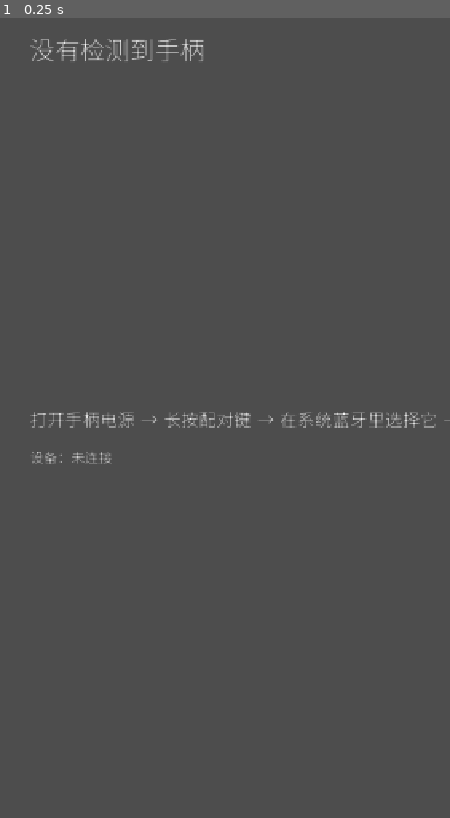
Above: before the commit, frame 1.
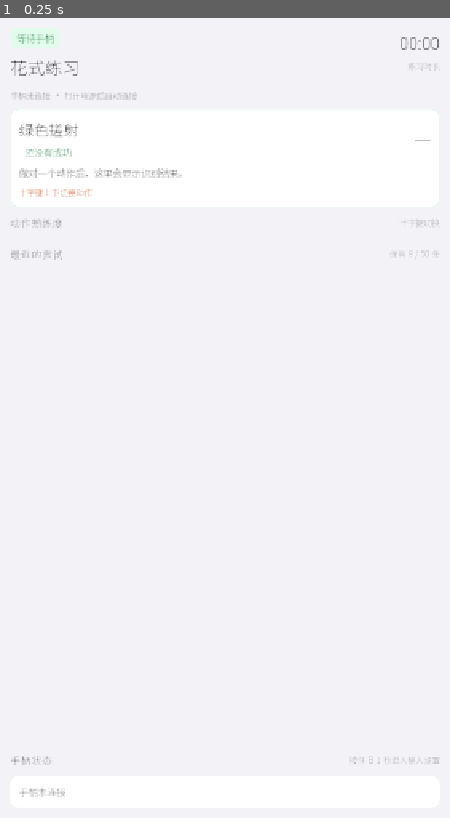
Above: after the commit, the same moment.

Repository: romejiang/fifa-trainer
Game: Godot game, scene res://src/ui/main.tscn
Two runs of this game, one before a commit and one after it. Both use one fixed random seed, a clock stepped at 60 frames per second and the inputs below.
Inputs:
- Up to frame 1 (0.25 s): no input

The runs differ from the first frame. In frame 1, 100% of the frame differs, in the area x 0-100%, y 0-100%.

Commit message:
feat(05-08): 竖屏 HomeScreen 骨架 + 首启直达主界面
- 新增 720x1280 home_screen.tscn/gd：顶部状态/标题/计时/设备行、英雄卡、
  动作熟练度、最近的尝试、底部手柄状态卡的 14 个 unique 节点
- main.gd 首屏改为 HomeScreen；输入设置页默认不可见，仅按住 B 1 秒进入
- 首启无档案时按标准映射自动建档并直接进练习（seed_known_defaults 路径）

Diff:
--- /dev/null
+++ b/mobile/src/ui/home_screen.gd
@@ -0,0 +1,154 @@
+extends Control
+
+## 竖屏主界面（`design/mobile.html` 的落地版）：只读运行时，不推进判定。
+##
+## 三条边界与练习屏同源，违反任何一条都会让「一次尝试一条判定」变成假绿：
+##   1. **判定推进点唯一**：`GestureEngine` 只在组合根（`main.gd`）里被推进；
+##      本屏只消费 `pop_outcomes()` 的结果队列，并且是**唯一**的 drain 点。
+##   2. **结果全量 drain**：每帧把队列取空、逐条写 `InputLog.outcome(...)`，再更新
+##      英雄卡与最近尝试列表。日志必须写在显示之前（D5-2/D5-3 的核对顺序）。
+##   3. **文案来自判定**：成功显示 `Outcome.detail`、失败显示 `Outcome.message`，
+##      本屏不重组原因字符串。只有静态标签（标题、分组名）由布局决定。
+##
+## 注入顺序：`_ready()` 只缓存 `@onready` 节点；依赖一律从 `setup(runtime, layout,
+## buffer)` 进入。先 `add_child` 再 `setup` 是常态，子节点的 `_ready` 早于组合根。
+##
+## 交互仍然是手柄：十字键上下切换聚焦动作（只影响显示，不影响判定），B 按住 1 秒
+## 回输入设置页由组合根处理。本屏没有任何触摸控件。
+##
+## 刷新节流：`Label.text` 赋值触发文本整形，60 Hz 下是全帧最贵的操作；定时器每秒
+## 只写一次，列表与摇杆读数收在同一个 10 Hz 节流块内。
+
+## 10 Hz：够读清摇杆与计数，也不会让文本整形占满一帧。
+const REFRESH_SECONDS := 0.1
+## 最近的尝试只保留最近 8 条（设计稿的「保留 8 / 50 条」）。
+const ATTEMPT_LIMIT := 8
+## 熟练度进度条的目标次数（设计稿的 10 次目标）。
+const SKILL_TARGET := 10
+## 十字键上下的 canonical 名称与 Godot 按钮枚举一一对应。
+const KEY_DPAD_UP := JoyButton.JOY_BUTTON_DPAD_UP
+const KEY_DPAD_DOWN := JoyButton.JOY_BUTTON_DPAD_DOWN
+
+## 设计 token（design/mobile.html 的 :root 变量）。
+const COLOR_TEXT := Color("#1D1D1F")
+const COLOR_TEXT_2 := Color("#6E6E73")
+const COLOR_TEXT_3 := Color("#8E8E93")
+const COLOR_SUCCESS := Color("#34C759")
+const COLOR_FAILURE := Color("#FF3B30")
+const COLOR_ACCENT := Color("#007AFF")
+const COLOR_GREEN_DEEP := Color("#068A36")
+const COLOR_ORANGE := Color("#C2410C")
+
+@onready var _status_text: Label = %StatusText
+@onready var _title: Label = %Title
+@onready var _timer: Label = %Timer
+@onready var _device: Label = %Device
+@onready var _hero: PanelContainer = %Hero
+@onready var _hero_name: Label = %HeroName
+@onready var _hero_en: Label = %HeroEn
+@onready var _hero_state: Label = %HeroState
+@onready var _hero_ms: Label = %HeroMs
+@onready var _hero_tip: Label = %HeroTip
+@onready var _hero_hint: Label = %HeroHint
+@onready var _skills: VBoxContainer = %Skills
+@onready var _attempts: VBoxContainer = %Attempts
+@onready var _pad: PanelContainer = %Pad
+@onready var _pad_text: Label = %PadText
+
+var _runtime: GestureEngine = null
+var _buffer: PadStateBuffer = null
+var _layout: StringName = &""
+## 本次练习时长（秒）。从 `setup()` 起算，只用于顶部计时。
+var _elapsed: float = 0.0
+## 10 Hz 刷新累加器。
+var _accum: float = 0.0
+## 上一次写进 `%Timer` 的整串文本；相同就跳过赋值。
+var _last_timer_text: String = ""
+
+
+func _ready() -> void:
+	pass
+
+
+## 依赖唯一入口。组合根进入练习时调用；本屏不读设备、不推进判定。
+func setup(p_runtime: GestureEngine, p_layout: StringName, p_buffer: PadStateBuffer) -> void:
+	_runtime = p_runtime
+	_layout = p_layout
+	_buffer = p_buffer
+	_elapsed = 0.0
+	# 让第一次 `_process` 立刻刷新，而不是先空等 0.1 秒。
+	_accum = REFRESH_SECONDS
+	_title.text = "花式练习"
+	_status_text.text = "训练中"
+	_refresh_header()
+	_refresh_pad()
+	_refresh_timer()
+
+
+func _process(delta: float) -> void:
+	if not visible:
+		return
+	_elapsed += delta
+	_refresh_timer()
+	_accum += delta
+	if _accum < REFRESH_SECONDS:
+		return
+	_accum = 0.0
+	_refresh_header()
+	_refresh_pad()
+
+
+## 顶部设备行与状态 pill：布局 + 连接状态决定，不读设备名。
+func _refresh_header() -> void:
+	var connected := _buffer != null and _buffer.device >= 0
+	_status_text.text = "训练中" if connected else "等待手柄"
+	_device.text = device_line(_layout, connected)
+
+
+func _refresh_timer() -> void:
+	var text := clock_text(_elapsed)
+	if text == _last_timer_text:
+		return
+	_last_timer_text = text
+	_timer.text = text
+
+
+## 底部手柄状态卡：左/右摇杆当前原始值与连接状态。
+func _refresh_pad() -> void:
+	var connected := _buffer != null and _buffer.device >= 0
+	var ls := Vector2.ZERO
+	var rs := Vector2.ZERO
+	if _buffer != null:
+		ls = Vector2(_buffer.axis_value(0), _buffer.axis_value(1))
+		rs = Vector2(_buffer.axis_value(2), _buffer.axis_value(3))
+	_pad_text.text = pad_text(connected, ls, rs)
+
+
+## 秒数 → `MM:SS`。超过 99 分钟只保留分钟位（练习不会那么久）。
+static func clock_text(seconds: float) -> String:
+	var whole := int(maxf(0.0, seconds))
+	return "%02d:%02d" % [whole / 60, whole % 60]
+
+
+## 顶部设备行：布局名 + 连接状态。空布局不回退到 Xbox 字样。
+static func device_line(layout: StringName, connected: bool) -> String:
+	var brand := ""
+	match layout:
+		&"xbox":
+			brand = "Xbox 手柄"
+		&"playstation":
+			brand = "PlayStation 手柄"
+	if not connected:
+		return "手柄未连接 · 打开电源后自动连接"
+	if brand.is_empty():
+		return "手柄已连接 · 标准映射"
+	return brand + " · 手柄已连接"
+
+
+## 底部摇杆行：连接状态 + 左/右摇杆原始值 + 是否回中。
+static func pad_text(connected: bool, ls: Vector2, rs: Vector2) -> String:
+	if not connected:
+		return "手柄未连接"
+	var ls_state := "回中" if ls.length() < 0.2 else "%.2f / %.2f" % [ls.x, ls.y]
+	var rs_state := "回中" if rs.length() < 0.2 else "%.2f / %.2f" % [rs.x, rs.y]
+	return "手柄已连接　左摇杆 %s　右摇杆 %s" % [ls_state, rs_state]
--- /dev/null
+++ b/mobile/src/ui/home_screen.tscn
@@ -0,0 +1,297 @@
+[gd_scene load_steps=6 format=3]
+
+[ext_resource type="Script" path="res://src/ui/home_screen.gd" id="1_home"]
+
+[sub_resource type="StyleBoxFlat" id="StyleBoxFlat_card"]
+bg_color = Color(1, 1, 1, 1)
+corner_radius_top_left = 14
+corner_radius_top_right = 14
+corner_radius_bottom_right = 14
+corner_radius_bottom_left = 14
+
+[sub_resource type="StyleBoxFlat" id="StyleBoxFlat_hero"]
+content_margin_left = 14.0
+content_margin_top = 12.0
+content_margin_right = 14.0
+content_margin_bottom = 12.0
+bg_color = Color(1, 1, 1, 1)
+border_width_left = 1
+border_width_top = 1
+border_width_right = 1
+border_width_bottom = 1
+border_color = Color(0.886275, 0.984314, 0.92549, 1)
+corner_radius_top_left = 14
+corner_radius_top_right = 14
+corner_radius_bottom_right = 14
+corner_radius_bottom_left = 14
+
+[sub_resource type="StyleBoxFlat" id="StyleBoxFlat_pill"]
+content_margin_left = 10.0
+content_margin_top = 3.0
+content_margin_right = 10.0
+content_margin_bottom = 3.0
+bg_color = Color(0.886275, 0.984314, 0.92549, 1)
+corner_radius_top_left = 10
+corner_radius_top_right = 10
+corner_radius_bottom_right = 10
+corner_radius_bottom_left = 10
+
+[sub_resource type="StyleBoxFlat" id="StyleBoxFlat_pad"]
+content_margin_left = 14.0
+content_margin_top = 12.0
+content_margin_right = 14.0
+content_margin_bottom = 12.0
+bg_color = Color(1, 1, 1, 1)
+corner_radius_top_left = 14
+corner_radius_top_right = 14
+corner_radius_bottom_right = 14
+corner_radius_bottom_left = 14
+
+[node name="HomeScreen" type="Control"]
+layout_mode = 3
+anchors_preset = 15
+anchor_right = 1.0
+anchor_bottom = 1.0
+grow_horizontal = 2
+grow_vertical = 2
+script = ExtResource("1_home")
+
+[node name="Bg" type="ColorRect" parent="."]
+layout_mode = 1
+anchors_preset = 15
+anchor_right = 1.0
+anchor_bottom = 1.0
+grow_horizontal = 2
+grow_vertical = 2
+color = Color(0.94902, 0.94902, 0.968627, 1)
+
+[node name="Margin" type="MarginContainer" parent="."]
+layout_mode = 1
+anchors_preset = 15
+anchor_right = 1.0
+anchor_bottom = 1.0
+grow_horizontal = 2
+grow_vertical = 2
+theme_override_constants/margin_left = 16
+theme_override_constants/margin_top = 16
+theme_override_constants/margin_right = 16
+theme_override_constants/margin_bottom = 16
+
+[node name="Root" type="VBoxContainer" parent="Margin"]
+layout_mode = 2
+theme_override_constants/separation = 10
+
+[node name="Header" type="HBoxContainer" parent="Margin/Root"]
+layout_mode = 2
+theme_override_constants/separation = 12
+
+[node name="HeadMain" type="VBoxContainer" parent="Margin/Root/Header"]
+layout_mode = 2
+size_flags_horizontal = 3
+theme_override_constants/separation = 6
+
+[node name="Status" type="PanelContainer" parent="Margin/Root/Header/HeadMain"]
+unique_name_in_owner = true
+layout_mode = 2
+size_flags_horizontal = 0
+theme_override_styles/panel = SubResource("StyleBoxFlat_pill")
+
+[node name="StatusText" type="Label" parent="Margin/Root/Header/HeadMain/Status"]
+unique_name_in_owner = true
+layout_mode = 2
+theme_override_colors/font_color = Color(0.0235294, 0.419608, 0.164706, 1)
+theme_override_font_sizes/font_size = 15
+text = "训练中"
+
+[node name="Title" type="Label" parent="Margin/Root/Header/HeadMain"]
+unique_name_in_owner = true
+layout_mode = 2
+theme_override_colors/font_color = Color(0.113725, 0.113725, 0.121569, 1)
+theme_override_font_sizes/font_size = 28
+text = "花式练习"
+
+[node name="TimerBlock" type="VBoxContainer" parent="Margin/Root/Header"]
+layout_mode = 2
+size_flags_horizontal = 8
+theme_override_constants/separation = 2
+
+[node name="Timer" type="Label" parent="Margin/Root/Header/TimerBlock"]
+unique_name_in_owner = true
+layout_mode = 2
+theme_override_colors/font_color = Color(0.113725, 0.113725, 0.121569, 1)
+theme_override_font_sizes/font_size = 28
+text = "00:00"
+horizontal_alignment = 2
+
+[node name="TimerLabel" type="Label" parent="Margin/Root/Header/TimerBlock"]
+layout_mode = 2
+theme_override_colors/font_color = Color(0.556863, 0.556863, 0.576471, 1)
+theme_override_font_sizes/font_size = 13
+text = "练习时长"
+horizontal_alignment = 2
+
+[node name="Device" type="Label" parent="Margin/Root"]
+unique_name_in_owner = true
+layout_mode = 2
+theme_override_colors/font_color = Color(0.431373, 0.431373, 0.45098, 1)
+theme_override_font_sizes/font_size = 13
+text = "手柄未连接 · 打开电源后自动连接"
+
+[node name="Hero" type="PanelContainer" parent="Margin/Root"]
+unique_name_in_owner = true
+layout_mode = 2
+theme_override_styles/panel = SubResource("StyleBoxFlat_hero")
+
+[node name="HeroBox" type="VBoxContainer" parent="Margin/Root/Hero"]
+layout_mode = 2
+theme_override_constants/separation = 6
+
+[node name="HeroTop" type="HBoxContainer" parent="Margin/Root/Hero/HeroBox"]
+layout_mode = 2
+theme_override_constants/separation = 10
+
+[node name="HeroId" type="VBoxContainer" parent="Margin/Root/Hero/HeroBox/HeroTop"]
+layout_mode = 2
+size_flags_horizontal = 3
+theme_override_constants/separation = 2
+
+[node name="HeroName" type="Label" parent="Margin/Root/Hero/HeroBox/HeroTop/HeroId"]
+unique_name_in_owner = true
+layout_mode = 2
+theme_override_colors/font_color = Color(0.113725, 0.113725, 0.121569, 1)
+theme_override_font_sizes/font_size = 24
+text = "绿色搓射"
+text_overrun_behavior = 3
+
+[node name="HeroMeta" type="HBoxContainer" parent="Margin/Root/Hero/HeroBox/HeroTop/HeroId"]
+layout_mode = 2
+theme_override_constants/separation = 8
+
+[node name="HeroEn" type="Label" parent="Margin/Root/Hero/HeroBox/HeroTop/HeroId/HeroMeta"]
+unique_name_in_owner = true
+layout_mode = 2
+theme_override_colors/font_color = Color(0.556863, 0.556863, 0.576471, 1)
+theme_override_font_sizes/font_size = 13
+text = "Green Finesse"
+text_overrun_behavior = 3
+
+[node name="HeroState" type="Label" parent="Margin/Root/Hero/HeroBox/HeroTop/HeroId/HeroMeta"]
+unique_name_in_owner = true
+layout_mode = 2
+theme_override_colors/font_color = Color(0.0235294, 0.419608, 0.164706, 1)
+theme_override_font_sizes/font_size = 15
+text = "还没有成功"
+
+[node name="HeroMs" type="Label" parent="Margin/Root/Hero/HeroBox/HeroTop"]
+unique_name_in_owner = true
+layout_mode = 2
+size_flags_horizontal = 8
+theme_override_colors/font_color = Color(0.113725, 0.113725, 0.121569, 1)
+theme_override_font_sizes/font_size = 32
+text = "—"
+horizontal_alignment = 2
+
+[node name="HeroTip" type="Label" parent="Margin/Root/Hero/HeroBox"]
+unique_name_in_owner = true
+layout_mode = 2
+theme_override_colors/font_color = Color(0.172549, 0.172549, 0.180392, 1)
+theme_override_font_sizes/font_size = 15
+text = "做对一个动作后，这里会显示识别结果。"
+autowrap_mode = 2
+
+[node name="HeroHint" type="Label" parent="Margin/Root/Hero/HeroBox"]
+unique_name_in_owner = true
+layout_mode = 2
+theme_override_colors/font_color = Color(0.760784, 0.254902, 0.0470588, 1)
+theme_override_font_sizes/font_size = 13
+text = "十字键上下切换动作"
+autowrap_mode = 2
+
+[node name="SkillsHead" type="HBoxContainer" parent="Margin/Root"]
+layout_mode = 2
+theme_override_constants/separation = 8
+
+[node name="SkillsTitle" type="Label" parent="Margin/Root/SkillsHead"]
+unique_name_in_owner = true
+layout_mode = 2
+size_flags_horizontal = 3
+theme_override_colors/font_color = Color(0.431373, 0.431373, 0.45098, 1)
+theme_override_font_sizes/font_size = 17
+text = "动作熟练度"
+
+[node name="SkillsHint" type="Label" parent="Margin/Root/SkillsHead"]
+layout_mode = 2
+theme_override_colors/font_color = Color(0.556863, 0.556863, 0.576471, 1)
+theme_override_font_sizes/font_size = 13
+text = "十字键切换"
+
+[node name="SkillsCard" type="PanelContainer" parent="Margin/Root"]
+layout_mode = 2
+theme_override_styles/panel = SubResource("StyleBoxFlat_card")
+
+[node name="Skills" type="VBoxContainer" parent="Margin/Root/SkillsCard"]
+unique_name_in_owner = true
+layout_mode = 2
+theme_override_constants/separation = 0
+
+[node name="AttemptsHead" type="HBoxContainer" parent="Margin/Root"]
+layout_mode = 2
+theme_override_constants/separation = 8
+
+[node name="AttemptsTitle" type="Label" parent="Margin/Root/AttemptsHead"]
+unique_name_in_owner = true
+layout_mode = 2
+size_flags_horizontal = 3
+theme_override_colors/font_color = Color(0.431373, 0.431373, 0.45098, 1)
+theme_override_font_sizes/font_size = 17
+text = "最近的尝试"
+
+[node name="AttemptsHint" type="Label" parent="Margin/Root/AttemptsHead"]
+layout_mode = 2
+theme_override_colors/font_color = Color(0.556863, 0.556863, 0.576471, 1)
+theme_override_font_sizes/font_size = 13
+text = "保留 8 / 50 条"
+
+[node name="AttemptsCard" type="PanelContainer" parent="Margin/Root"]
+layout_mode = 2
+theme_override_styles/panel = SubResource("StyleBoxFlat_card")
+
+[node name="Attempts" type="VBoxContainer" parent="Margin/Root/AttemptsCard"]
+unique_name_in_owner = true
+layout_mode = 2
+theme_override_constants/separation = 0
+
+[node name="Spacer" type="Control" parent="Margin/Root"]
+custom_minimum_size = Vector2(0, 4)
+layout_mode = 2
+size_flags_vertical = 3
+
+[node name="PadHead" type="HBoxContainer" parent="Margin/Root"]
+layout_mode = 2
+theme_override_constants/separation = 8
+
+[node name="PadTitle" type="Label" parent="Margin/Root/PadHead"]
+layout_mode = 2
+size_flags_horizontal = 3
+theme_override_colors/font_color = Color(0.431373, 0.431373, 0.45098, 1)
+theme_override_font_sizes/font_size = 17
+text = "手柄状态"
+
+[node name="PadHint" type="Label" parent="Margin/Root/PadHead"]
+layout_mode = 2
+theme_override_colors/font_color = Color(0.556863, 0.556863, 0.576471, 1)
+theme_override_font_sizes/font_size = 13
+text = "按住 B 1 秒进入输入设置"
+
+[node name="Pad" type="PanelContainer" parent="Margin/Root"]
+unique_name_in_owner = true
+layout_mode = 2
+theme_override_styles/panel = SubResource("StyleBoxFlat_pad")
+
+[node name="PadText" type="Label" parent="Margin/Root/Pad"]
+unique_name_in_owner = true
+layout_mode = 2
+theme_override_colors/font_color = Color(0.431373, 0.431373, 0.45098, 1)
+theme_override_font_sizes/font_size = 15
+text = "手柄未连接"
+autowrap_mode = 2
--- a/mobile/src/ui/main.gd
+++ b/mobile/src/ui/main.gd
@@ -12,21 +12,21 @@
 ## 这里仍然是**唯一**的接线处（零 autoload）：
 ##   * `PadSampler` 是唯一碰引擎输入单例的节点；
 ##   * 按钮边沿只有一个消费者（`_flush_button_edges`），按当前可见的屏分派；
-##   * `GestureEngine.tick()` 只在练习屏可见时推进 —— 输入设置页零 Outcome 的机械保证
-##     （运行时另有 `layout_confirmed` 硬门，两层都在）；
+##   * `GestureEngine.tick()` 只在主界面可见且已进入练习时推进 —— 输入设置页零
+##     Outcome 的机械保证（运行时另有 `layout_confirmed` 硬门，两层都在）；
 ##   * raw 轴 → `Frame` 的唯一换算入口是 `FrameBuilder`：本文件**不准**出现第二份
 ##     「减中点除量程」，也不准绕过它直接做校准归一化（T-05-23）。
 ##
-## 复用：启动时若本设备（guid 优先）已有档案、且 `DeviceProfile.can_enter_practice()`
-## 为真（rs 映射齐全 + 校准合理 + 布局已确认 + `quality.range_ready` 标记）→ 直接进练习；
-## 否则显示输入设置页。04-09 / 04-10 在量程没推满时保存的「默认校准」档案没有这个标记，
-## 因此会被丢弃、设置页重新出现 —— 这是 04-11 的第二个真机缺陷修法。
+## 首启（2026-11-06 起）：不再显示输入设置页。本设备（guid 优先）已有自洽档案 →
+## 直接进练习；没有档案 → 按已知品牌的标准映射（RS 2/3、LS 0/1、扳机 4/5）自动建档
+## 并直接进练习。竖屏主界面（`home_screen.tscn`）是**首屏**；输入设置页只从主界面
+## 按住 B 1 秒进入，用于换手柄或手工修正。
 ##
 ## 时间单位：`Frame.now` 是**秒**（`Time.get_ticks_usec()` 除以一百万），与
 ## 检测器的 `* 1000.0` 换算一致。`PadSampler` 的
 ## `_now_ms()` 是**事件时间戳**，单位毫秒；两者不能混用，也不要在本文件里换算。
 
-const PRACTICE_SCENE := preload("res://src/ui/practice_screen.tscn")
+const HOME_SCENE := preload("res://src/ui/home_screen.tscn")
 const INPUT_SETUP_SCENE := preload("res://src/ui/input_setup_screen.tscn")
 const DIAGNOSTICS_SCENE := preload("res://src/ui/diagnostics_overlay.tscn")
 ## 诊断覆盖层的组合键：LB + RB 同时按住 0.8 秒。
@@ -48,6 +48,7 @@
 @onready var _config_error: Label = %ConfigError
 ## 04-09 之前的首启屏。保留节点与脚本，但不参与任何路径；`_ready` 里第一件事就是隐藏。
 @onready var _onboarding: Control = %Onboarding
+## 竖屏主界面的容器。首屏内容由 `home_screen.tscn` 填满，不再有占位 Label。
 @onready var _practice_container: Control = %Practice
 
 ## 多动作引擎：全部启用技能由**一个**实例驱动（D-11）。本文件不区分「当前练哪个动作」，
@@ -102,13 +103,14 @@
 	_runtime = GestureEngine.new(_config, false)
 	_profile_store = ProfileStore.new()
 	_sampler = PadSampler.new()
-	# 顺序即正确性：先建三块屏，再 connect，最后 add_child。
+	# 顺序即正确性：先建主界面与设置页，再 connect，最后 add_child。
 	#   * `add_child(_sampler)` 会让 `PadSampler._ready()` 立刻 emit 设备列表；
-	#     回调里可能直接进入练习（复用档案），所以练习屏必须先存在。
-	#   * 设置屏必须在 `add_child(_sampler)` 之前建好，回调里要能安全地隐藏它。
+	#     回调里可能直接进入练习（复用 / 自动建档），所以主界面必须先存在。
+	#   * 设置页排在主界面之后：同一个父节点下后加的子节点画在上面，B 键打开
+	#     设置页时它才会盖住主界面。
 	#   * 诊断覆盖层最后建，画在最上面。
+	_build_home_screen()
 	_build_input_setup()
-	_build_practice_screen()
 	_build_diagnostics()
 	_sampler.device_list_changed.connect(_on_device_list_changed)
 	add_child(_sampler)
@@ -136,13 +138,14 @@
 		_diagnostics.call("tick", delta)
 		return
 	_flush_button_edges()
-	# 练习屏返回：按住 B 一秒。读的是当前按住状态，不是边沿 —— 松开即清零。
-	if _in_practice:
+	# 主界面按住 B 一秒 = 回输入设置页。读的是当前按住状态，不是边沿 —— 松开即清零。
+	# 主界面在未连接 / 未建档时也可见，所以这里不再要求 `_in_practice`。
+	if _practice != null and _practice.visible:
 		if bool(_sampler.buffer.pressed_dict().has("B")):
 			_back_hold += delta
 			if _back_hold >= BACK_HOLD_SECONDS:
 				_back_hold = 0.0
-				_leave_practice()
+				_leave_practice(true)
 				return
 		else:
 			_back_hold = 0.0
@@ -173,21 +176,24 @@
 
 ## 实例化一页式输入设置。**必须排在 `add_child(_sampler)` 之前**：采样节点 `_ready`
 ## 会 emit 设备列表，回调里会碰设置屏。
+##
+## 默认**不可见**：首启是竖屏主界面，设置页只从主界面按住 B 1 秒进入（2026-11-06
+## 的「不再要求输入设置」）。
 func _build_input_setup() -> void:
 	_setup = INPUT_SETUP_SCENE.instantiate()
 	add_child(_setup)
-	# 首启就是这一页：默认可见。只有「复用档案 / 保存成功」才会隐藏它。
-	_setup.visible = true
+	_setup.visible = false
 	_setup.connect("profile_saved", _on_profile_saved)
 	_setup.call("setup", _sampler, _profile_store)
 
 
-## 实例化练习屏进 `%Practice` 容器。**这里不调 `setup`**：进入练习的第一步才注入。
-## 04-05 的占位 Label 必须真正 `queue_free()`：它没有任何数据源。
-func _build_practice_screen() -> void:
-	_practice = PRACTICE_SCENE.instantiate()
+## 实例化竖屏主界面进 `%Practice` 容器。**这里不调 `setup`**：进入练习的第一步才注入。
+func _build_home_screen() -> void:
+	_practice = HOME_SCENE.instantiate()
 	_practice_container.add_child(_practice)
-	_practice.visible = false
+	# 首屏就是主界面：未连接时显示「等待手柄」而不是把用户丢进输入设置。
+	_practice.visible = true
+	_practice_container.visible = true
 	var placeholder := _practice_container.get_node_or_null("Placeholder")
 	if placeholder != null:
 		placeholder.queue_free()
@@ -259,20 +265,17 @@
 	_seen_edges = total
 
 
-## 覆盖层按 Y 清除档案之后的唯一后续动作：关覆盖层、退出练习、回到设置页。
-##
-## 不清 `_profile_store` 实例（它只是路径句柄），但把 `_reuse_checked` 置为真：
-## 文件已经删了，即使下次设备列表变化也不需要再试一次复用 —— 用户此刻应该在
-## 设置页上重新推摇杆，而不是被自动带回练习。
+## 覆盖层按 Y 清除档案之后的唯一后续动作：关覆盖层、回到主界面，然后按标准映射
+## 重新自动建档。输入设置页不再作为这条路径的落点 —— 2026-11-06 起它只从主界面
+## 按住 B 1 秒进入；用户要重探手柄时走那一条，不会在被清档案后突然被丢进设置页。
 func _on_profile_cleared() -> void:
 	_diagnostics.visible = false
 	_layout_was_confirmed = false
-	_leave_practice()
-	if _setup != null:
-		_setup.visible = true
-		_setup.call("reset_stats")
-	_reuse_checked = true
+	_leave_practice(false)
+	_profile = null
+	_reuse_checked = false
 	_seen_edges = _sampler.buffer.button_edges().size()
+	_try_reuse_profile()
 
 
 ## 1 Hz 诊断日志：D5 / D6 的抄录来源（adb logcat -s godot:I）。
@@ -298,14 +301,15 @@
 			axis, buffer.axis_value(axis), span.x, span.y,
 		])
 	print("PAD_DEV name=%s guid=%s" % [_sampler.device_name(), _sampler.device_guid()])
-	if not _in_practice and _setup != null:
+	if _setup != null and _setup.visible:
 		# 输入设置页的「认了哪一对、符号是什么、量程到没到」——没有 run-as 时
 		# 这一行就是可核对的原文（04-07 的 D1 通道）。
 		print("INPUT_SETUP %s" % String(_setup.call("debug_line")))
 
 
-## 唯一的按钮边沿消费者。练习中不消费任何边沿：tap 手势走 `pressed_dict()`，
-## 两次解释同一次按下会让「按住 RB 连按两下 X」多出一条边沿。
+## 唯一的按钮边沿消费者。练习中把边沿转给主界面（只解释十字键，其余无动作）；
+## 未进入练习且设置页可见时转给设置页。tap 手势走 `pressed_dict()`，主界面对
+## 非十字键回 `false`，两次解释同一次按下不会多出一条判定。
 func _flush_button_edges() -> void:
 	var edges: Array = _sampler.buffer.button_edges()
 	var total := edges.size()
@@ -317,7 +321,10 @@
 			continue
 		if _chord_hold > 0.0 and DIAGNOSTICS_CHORD_BUTTONS.has(int(edge["index"])):
 			continue
-		if _in_practice or _setup == null:
+		if _in_practice:
+			_practice.call("handle_button", int(edge["index"]))
+			continue
+		if _setup == null or not _setup.visible:
 			continue
 		_setup.call("handle_button", int(edge["index"]))
 	_seen_edges = total
@@ -335,15 +342,16 @@
 
 
 ## 进入练习。布局为空时按 Xbox 兜底：设置页总会写一个非空布局，走到这里说明
-## 档案来自更早的版本 —— 空布局会让练习屏进入「请返回引导重选」的死角。
+## 档案来自更早的版本 —— 空布局会让主界面进入「请返回引导重选」的死角。
 func _enter_practice(layout: StringName) -> void:
-	if _practice == null or _setup == null:
+	if _practice == null:
 		return
 	var effective := layout
 	if effective == &"":
 		effective = DeviceProfile.LAYOUT_XBOX
 	_in_practice = true
-	# 成功标准 4 的机械落点：只有走到这里（设置页按 A / 复用已存在档案）才置为已确认。
+	# 成功标准 4 的机械落点：只有走到这里（设置页按 A / 复用已存在档案 / 自动建档）
+	# 才置为已确认。
 	_runtime.set_layout_confirmed(true)
 	_practice.setup(_runtime, effective, _sampler.buffer)
 	_practice.visible = true
@@ -354,16 +362,20 @@
 	_seen_edges = _sampler.buffer.button_edges().size()
 
 
-## 回到设置页（断连 / 换手柄）。运行时静默清场：断连不是一次尝试。
-func _leave_practice() -> void:
-	if _setup == null or _practice == null:
+## 回到主界面；`show_setup=true` 时改显示输入设置页（按住 B 1 秒 / 换手柄重探）。
+## 运行时静默清场：断连与切页都不是一次尝试。
+func _leave_practice(show_setup := false) -> void:
+	if _practice == null:
 		return
 	_in_practice = false
 	_back_hold = 0.0
 	_runtime.set_layout_confirmed(false)
-	_practice.visible = false
-	_practice_container.visible = false
-	_setup.visible = true
+	_practice.visible = not show_setup
+	_practice_container.visible = not show_setup
+	if _setup != null:
+		_setup.visible = show_setup
+		if show_setup:
+			_setup.call("reset_stats")
 	_seen_edges = _sampler.buffer.button_edges().size()
 
 
Not shown, added: mobile/src/ui/home_screen.gd.uid
